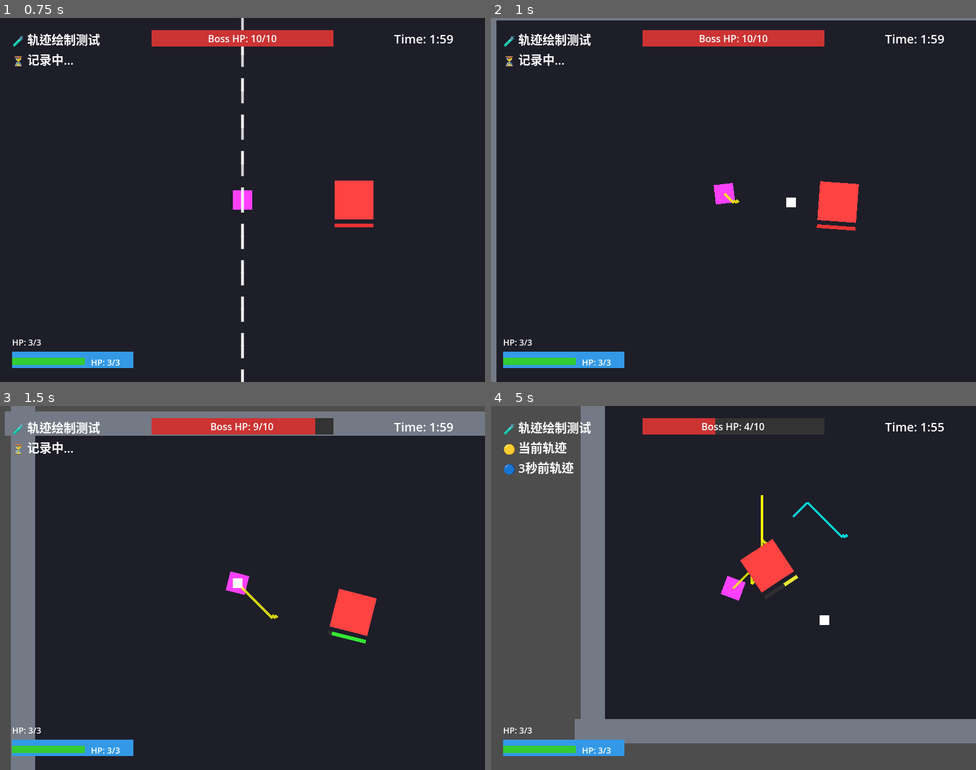
Above: before the commit, frames 1-4 (two rows, left to right).
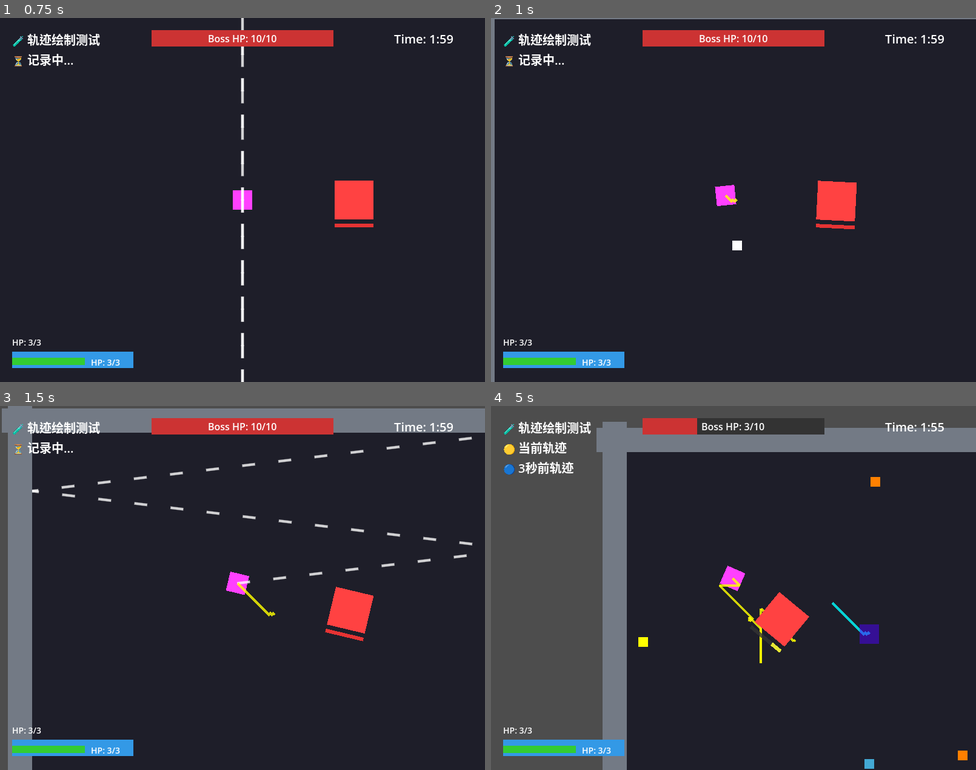
Above: after the commit, the same moments.

Repository: sdotyxz/temporal-echo
Game: Godot game, scene res://scenes/title_screen.tscn
Same seed, same stepped clock (60 frames per second), same inputs: the game is played once before the commit and once after it.
Inputs (mouse positions are in pixels of both pictures, inside the frame that each line leads up to):
- Up to frame 1 (0.75 s): click "开始游戏" at 0.5 s
- Up to frame 2 (1 s): no input
- Up to frame 3 (1.5 s): tap Enter (ui_accept) at 1.25 s; move the mouse to (349, 569) at 1.27 s; hold D (move_right) from 1.28 s (still down); hold Right mouse button (aim) from 1.28 s (still down)
- Up to frame 4 (5 s): tap Enter (ui_accept) at 1.52, 2.27, 3.77, 4.52 s; click (840, 569) at 1.55 s; move the mouse to (636, 606) at 2.02 s; release D (move_right) at 2.03 s; release Right mouse button (aim) at 2.03 s; hold S (move_down) 2.03-2.78 s; click (636, 606) at 2.1 s; right-click (636, 606) at 2.3 s; move the mouse to (782, 507) at 2.77 s; hold D (move_right) 2.78-3.53 s; hold Right mouse button (aim) 2.78-3.53 s; click (782, 507) at 3.05 s; move the mouse to (709, 660) at 3.52 s; hold W (move_up) 3.53-4.28 s; click (709, 660) at 3.6 s; right-click (709, 660) at 3.8 s; move the mouse to (879, 642) at 4.27 s; hold A (move_left) from 4.28 s (still down); hold Right mouse button (aim) from 4.28 s (still down); click (879, 642) at 4.55 s

Frame 1 is identical in both runs. In frame 2, 1.0% of the frame differs, in the area x 0-100%, y 0-100%; in frame 3, 4.0%; in frame 4, 29%, in the area x 17-100%, y 0-100%.

Commit message:
fix: AI使用Input模拟射击，保持aim多一帧让玩家响应
- AI现在使用Input.action_press/release模拟玩家输入
- 修复AI释放aim太快导致玩家无法射击的问题
- AI保持aim按下状态多一帧，确保玩家能完成射击
- 玩家同时检测is_action_pressed和is_action_just_pressed
- 删除所有录制的avi文件

Diff:
--- a/src/ai_echo_test.gd
+++ b/src/ai_echo_test.gd
@@ -14,6 +14,9 @@
 # 移动相关
 var move_direction: Vector2 = Vector2.ZERO
 var last_shot_time: float = -10.0
+var _fire_pressed: bool = false  # 跟踪射击按键状态
+var _fire_press_frame: int = 0   # 按下时的帧数
+var _shooting: bool = false      # 是否正在射击（等待玩家完成）
 
 # 统计（从文件读取）
 var round_count: int = 0
@@ -75,6 +78,11 @@
 		file.store_string(JSON.stringify(data))
 
 func _physics_process(delta: float) -> void:
+	# 处理射击按键释放（延迟一帧，让玩家能检测到is_action_just_pressed）
+	if _fire_pressed and Engine.get_process_frames() > _fire_press_frame + 1:
+		Input.action_release("fire")
+		_fire_pressed = false
+
 	if player == null:
 		return
 
@@ -155,6 +163,16 @@
 func _update_aim(delta: float, boss: Node2D):
 	_stop_movement()
 
+	# 如果正在等待玩家完成射击，保持aim并返回
+	if _shooting:
+		Input.action_press("aim")
+		# 给玩家一帧时间后，完成射击流程
+		if Engine.get_process_frames() > _fire_press_frame + 1:
+			_shooting = false
+			_release_aim()
+			_transition_to(State.IDLE)
+		return
+
 	# 持续按下瞄准键
 	Input.action_press("aim")
 
@@ -169,8 +187,7 @@
 		print("🤖 AIM时间到，射击!")
 		_shoot()
 		last_shot_time = game_timer
-		_transition_to(State.IDLE)
-		_release_aim()
+		_shooting = true  # 标记正在射击，等待玩家完成
 
 # ========== 智能方向选择 ==========
 func _pick_best_direction(boss: Node2D) -> Vector2:
@@ -337,11 +354,10 @@
 	Input.action_release("aim")
 
 func _shoot():
-	print("🔫 AI射击!")
-	# 直接调用玩家的射击方法
-	if player and player.has_method("_shoot"):
-		player._shoot()
-	else:
-		# 备用：通过Input触发
-		Input.action_press("fire")
-		Input.action_release("fire")
+	var current_frame = Engine.get_process_frames()
+	print("🔫 AI射击! (Input方式) 当前帧: %d" % current_frame)
+	# 使用Input模拟玩家按键，延迟一帧释放
+	Input.action_press("fire")
+	_fire_pressed = true
+	_fire_press_frame = current_frame
+	print("🔫 fire已按下，将在帧 %d 后释放" % (_fire_press_frame + 1))
--- a/src/player.gd
+++ b/src/player.gd
@@ -177,6 +177,8 @@
 	# 持续面向鼠标
 	_aim_at_mouse()
 
+	print("🎯 AIM状态 | fire按下: %s | just_pressed: %s" % [Input.is_action_pressed("fire"), Input.is_action_just_pressed("fire")])
+
 	# 检查是否还在瞄准
 	if not Input.is_action_pressed("aim"):
 		# 退出瞄准，检查是否在移动
@@ -187,8 +189,9 @@
 			_transition_to(State.IDLE)
 		return
 
-	# 瞄准时可以射击
-	if Input.is_action_just_pressed("fire"):
+	# 瞄准时可以射击（检测just_pressed或当前被按下，用于AI输入）
+	if Input.is_action_just_pressed("fire") or Input.is_action_pressed("fire"):
+		print("🎯 fire触发! 进入SHOOT状态")
 		_transition_to(State.SHOOT)
 		return
 
@@ -197,11 +200,23 @@
 
 # ========== SHOOT 状态 ==========
 func _update_shoot(delta: float):
+	print("🔫 SHOOT状态 - 执行射击!")
+
 	# 执行射击
 	_shoot()
 
 	# 记录历史（带射击）
 	_record_history_with_shoot(true)
+
+	# 射击后检查状态
+	if Input.is_action_pressed("aim"):
+		_transition_to(State.AIM)
+	else:
+		var direction := Input.get_vector("move_left", "move_right", "move_up", "move_down")
+		if direction.length() > 0.1:
+			_transition_to(State.MOVE)
+		else:
+			_transition_to(State.IDLE)
 
 	# 射击后回到瞄准状态（如果还在按住瞄准键）
 	if Input.is_action_pressed("aim"):
